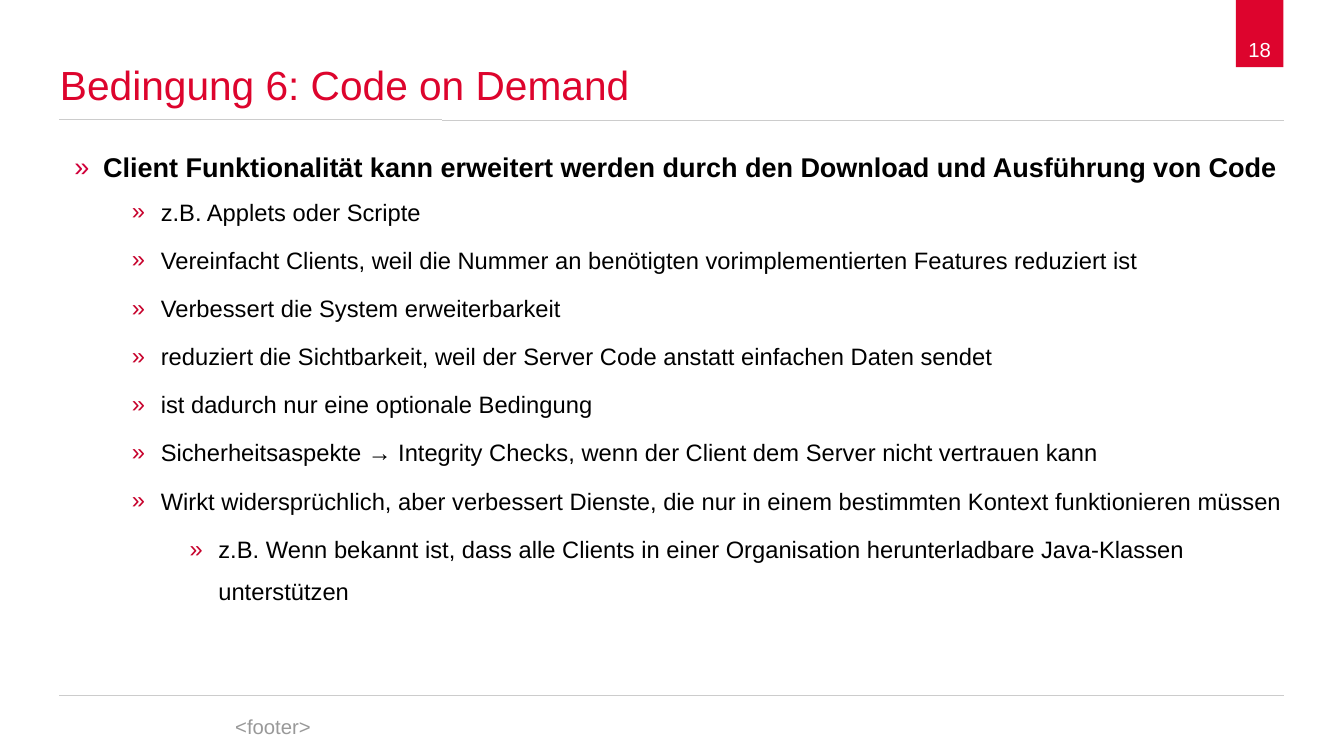
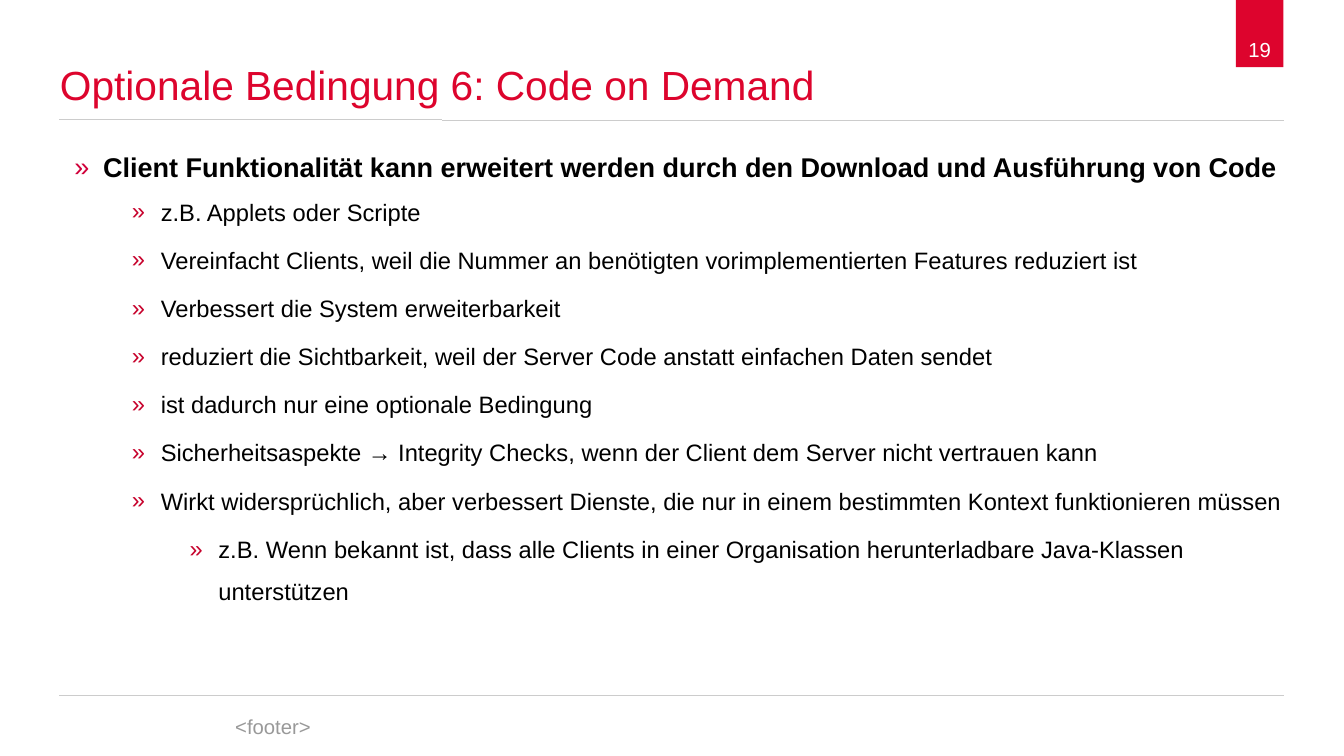
Before and after one commit to spaceone/presentations, a slide deck: slide 19 of representational-state-transfer/representational-state-transfer.odp (slide 18 before the commit). Drawn at 1344x756 pixels with LibreOffice and Linux fonts; fonts in the diff are those of the drawing; background and template pictures are left out. Boxes give left, top, right and bottom in pixels: in the first picture for what was removed or moved away, otherwise in the second. Text is boxed around its words. In the diff, an @@ line names an element or a change of style, - is before the commit and + after.

```diff
--- a/representational-state-transfer/representational-state-transfer.odp
+++ b/representational-state-transfer/representational-state-transfer.odp
@@ page number at [1248,43,1271,58]: text changed @@
-18
+19
@@ title at [60,70,815,107]: text changed @@
-Bedingung 6: Code on Demand
+Optionale Bedingung 6: Code on Demand
```
Also in this commit, not shown: 7 other slides changed, 1 slide added, 1 slide removed.
